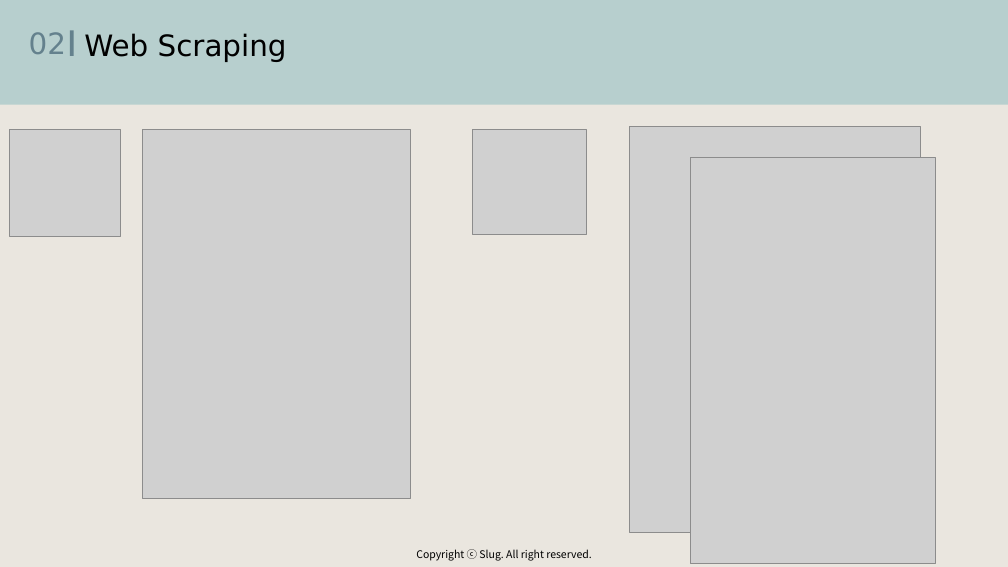
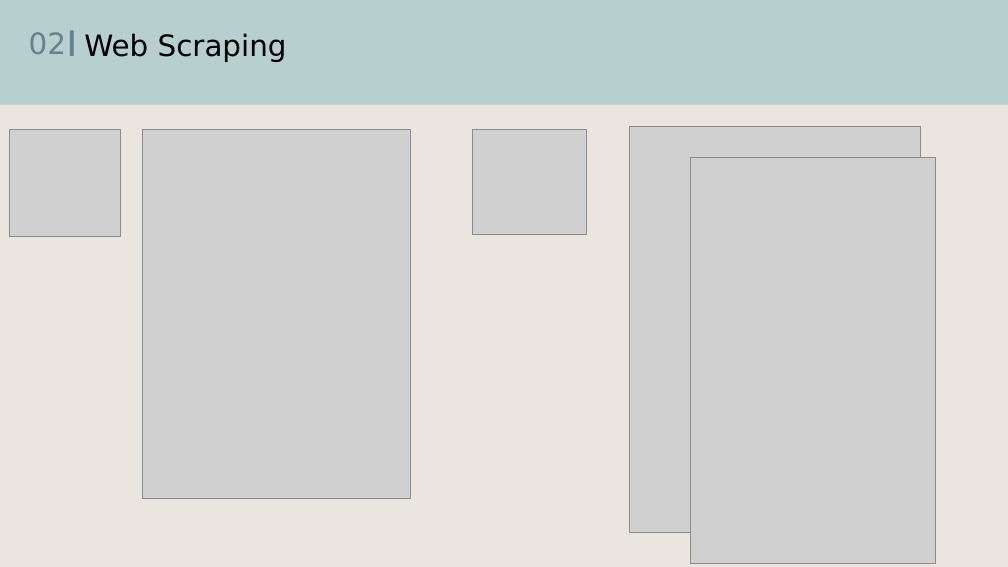
Before and after one commit to hayley01145553/WebScrapingProject, a slide deck: slide 4 of Web Scraping Project.pptx. Drawn at 1008x567 pixels with LibreOffice and Linux fonts; fonts in the diff are those of the drawing; grey boxes stand for pictures. Boxes give left, top, right and bottom in pixels: in the first picture for what was removed or moved away, otherwise in the second. Text is boxed around its words. In the diff, an @@ line names an element or a change of style, - is before the commit and + after.

```diff
--- a/Web Scraping Project.pptx
+++ b/Web Scraping Project.pptx
@@ text removed at (416,549,591,561) @@
-Copyright ⓒ Slug. All right reserved.
```
Also in this commit, not shown: 2 other files.
